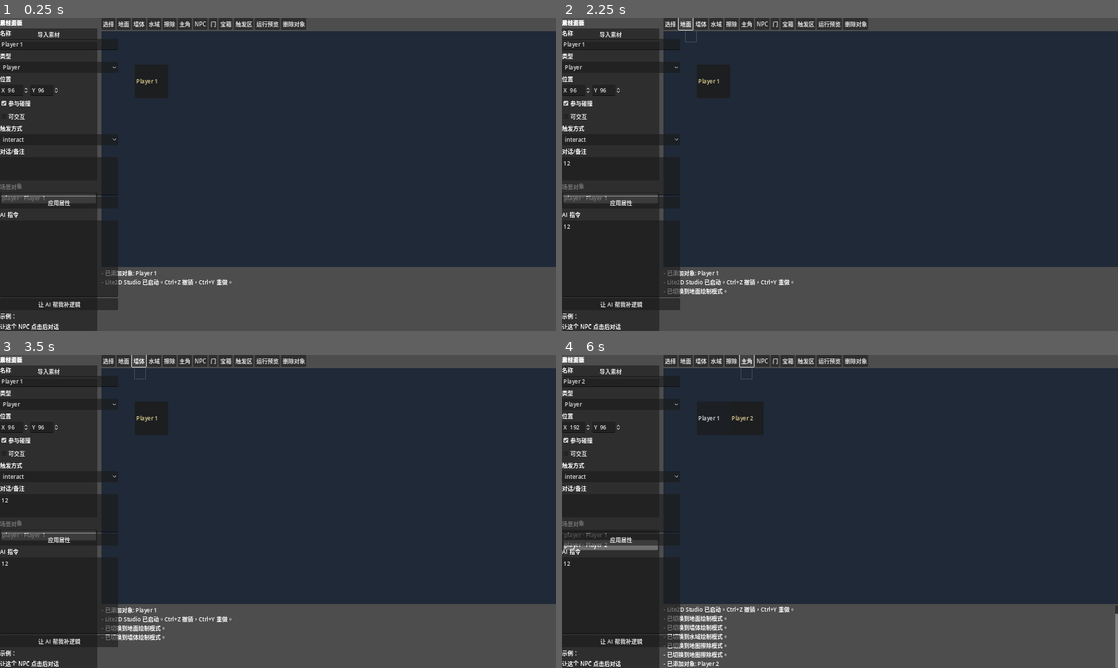
Above: before the commit, frames 1-4 (two rows, left to right).
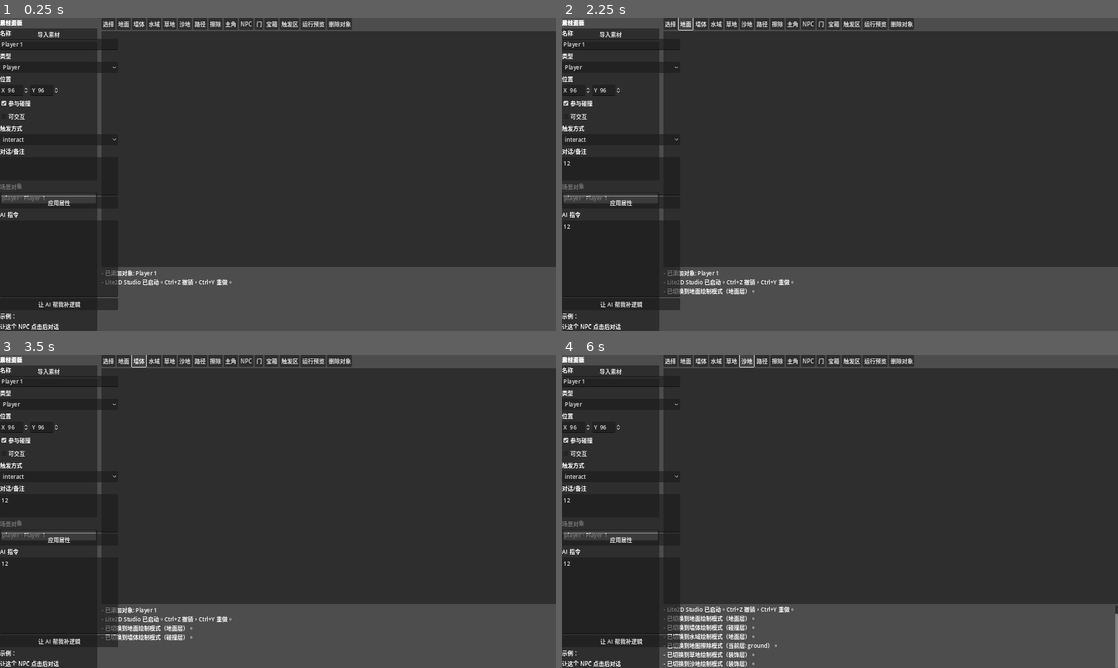
Above: after the commit, the same moments.

Repository: 0xPanty/godot-2d-lite
Game: Godot game, scene res://scenes/editor_main.tscn
The game is run twice, just before and just after one commit, with the same random seed, the same clock (stepped at 60 frames per second) and the same inputs.
Inputs (mouse positions are in pixels of both pictures, inside the frame that each line leads up to):
- Up to frame 1 (0.25 s): no input
- Up to frame 2 (2.25 s): click (623, 177) at 0.52 s; type "12" at 0.6 s; click (623, 259) at 0.75 s; type "12" at 0.83 s; click "选择" at 1.25 s; click "地面" at 2 s
- Up to frame 3 (3.5 s): click "墙体" at 2.75 s
- Up to frame 4 (6 s): click "水域" at 3.5 s; click "擦除" at 4.25 s; click (728, 361) at 5 s, where only the run after the commit has a clickable "草地"; click (745, 361) at 5.75 s, where only the run after the commit has a clickable "沙地"

The runs differ from the first frame. In frame 1, 0.6% of the frame differs, in the area x 18-100%, y 0-80%; in frame 2, 0.7%; in frame 3, 0.8%; in frame 4, 2.2%, in the area x 0-100%, y 0-100%.
Error before the commit: Trying to assign an array of type "Array" to a variable of type "Array[Dictionary]". (res://scripts/editor_main.gd:405)
Error after the commit: Parse Error: Cannot infer the type of "is_active" variable because the value doesn't have a set type. (res://scripts/scene_canvas.gd:134)

Commit message:
Add multi-layer tile map system (ground/decoration/collision)
- Add 3 tile layers: ground, decoration, collision
- Each tile now stores a 'layer' field (backward compatible)
- Canvas renders layers with different alpha, active layer fully opaque
- Add grass/sand/path terrain types for decoration layer
- Wall auto-assigns to collision layer, water/ground to ground layer
- Layer indicator shown in paint mode
- Add 3 new toolbar buttons: grass, sand, path
- Update runtime_preview with new terrain colors

Co-authored-by: factory-droid[bot] <138933559+factory-droid[bot]@users.noreply.github.com>

Diff:
--- a/scenes/editor_main.tscn
+++ b/scenes/editor_main.tscn
@@ -70,6 +70,18 @@
 layout_mode = 2
 text = "水域"
 
+[node name="GrassToolButton" type="Button" parent="MainSplit/CenterPanel/Toolbar"]
+layout_mode = 2
+text = "草地"
+
+[node name="SandToolButton" type="Button" parent="MainSplit/CenterPanel/Toolbar"]
+layout_mode = 2
+text = "沙地"
+
+[node name="PathToolButton" type="Button" parent="MainSplit/CenterPanel/Toolbar"]
+layout_mode = 2
+text = "路径"
+
 [node name="EraseToolButton" type="Button" parent="MainSplit/CenterPanel/Toolbar"]
 layout_mode = 2
 text = "擦除"
@@ -220,6 +232,9 @@
 [connection signal="pressed" from="MainSplit/CenterPanel/Toolbar/GroundToolButton" to="." method="_on_ground_tool_pressed"]
 [connection signal="pressed" from="MainSplit/CenterPanel/Toolbar/WallToolButton" to="." method="_on_wall_tool_pressed"]
 [connection signal="pressed" from="MainSplit/CenterPanel/Toolbar/WaterToolButton" to="." method="_on_water_tool_pressed"]
+[connection signal="pressed" from="MainSplit/CenterPanel/Toolbar/GrassToolButton" to="." method="_on_grass_tool_pressed"]
+[connection signal="pressed" from="MainSplit/CenterPanel/Toolbar/SandToolButton" to="." method="_on_sand_tool_pressed"]
+[connection signal="pressed" from="MainSplit/CenterPanel/Toolbar/PathToolButton" to="." method="_on_path_tool_pressed"]
 [connection signal="pressed" from="MainSplit/CenterPanel/Toolbar/EraseToolButton" to="." method="_on_erase_tool_pressed"]
 [connection signal="pressed" from="MainSplit/CenterPanel/Toolbar/AddPlayerButton" to="." method="_on_add_player_pressed"]
 [connection signal="pressed" from="MainSplit/CenterPanel/Toolbar/AddNPCButton" to="." method="_on_add_npc_pressed"]
--- a/scripts/editor_main.gd
+++ b/scripts/editor_main.gd
@@ -5,6 +5,7 @@
 const UndoRedoScript = preload("res://scripts/undo_redo_manager.gd")
 const OBJECT_TYPES := ["player", "npc", "door", "chest", "trigger", "prop"]
 const TRIGGER_MODES := ["interact", "touch", "area", "auto"]
+const TILE_LAYERS := ["ground", "decoration", "collision"]
 const SAVE_DEBOUNCE_SEC := 1.5
 
 var resources: Array[Dictionary] = []
@@ -15,6 +16,7 @@
 var _next_object_id := 1
 var tool_mode := "select"
 var selected_terrain := "ground"
+var selected_layer := "ground"
 var _undo_redo: RefCounted
 var _save_timer: Timer
 
@@ -178,25 +180,49 @@
 func _on_ground_tool_pressed() -> void:
 	tool_mode = "paint"
 	selected_terrain = "ground"
-	append_log("已切换到地面绘制模式。")
+	selected_layer = "ground"
+	append_log("已切换到地面绘制模式（地面层）。")
 	refresh_canvas()
 
 func _on_wall_tool_pressed() -> void:
 	tool_mode = "paint"
 	selected_terrain = "wall"
-	append_log("已切换到墙体绘制模式。")
+	selected_layer = "collision"
+	append_log("已切换到墙体绘制模式（碰撞层）。")
 	refresh_canvas()
 
 func _on_water_tool_pressed() -> void:
 	tool_mode = "paint"
 	selected_terrain = "water"
-	append_log("已切换到水域绘制模式。")
+	selected_layer = "ground"
+	append_log("已切换到水域绘制模式（地面层）。")
+	refresh_canvas()
+
+func _on_grass_tool_pressed() -> void:
+	tool_mode = "paint"
+	selected_terrain = "grass"
+	selected_layer = "decoration"
+	append_log("已切换到草地绘制模式（装饰层）。")
+	refresh_canvas()
+
+func _on_sand_tool_pressed() -> void:
+	tool_mode = "paint"
+	selected_terrain = "sand"
+	selected_layer = "decoration"
+	append_log("已切换到沙地绘制模式（装饰层）。")
+	refresh_canvas()
+
+func _on_path_tool_pressed() -> void:
+	tool_mode = "paint"
+	selected_terrain = "path"
+	selected_layer = "decoration"
+	append_log("已切换到路径绘制模式（装饰层）。")
 	refresh_canvas()
 
 func _on_erase_tool_pressed() -> void:
 	tool_mode = "paint"
 	selected_terrain = "erase"
-	append_log("已切换到地图擦除模式。")
+	append_log("已切换到地图擦除模式（当前层: %s）。" % selected_layer)
 	refresh_canvas()
 
 func _on_delete_selected_pressed() -> void:
@@ -254,7 +280,7 @@
 	_record_and_save()
 
 func _on_canvas_tile_painted(cell: Vector2i, terrain: String) -> void:
-	_apply_tile_change(cell, terrain)
+	_apply_tile_change(cell, terrain, selected_layer)
 	_request_save()
 	refresh_canvas()
 
@@ -357,7 +383,7 @@
 		object_list.select(selected_index)
 
 func refresh_canvas() -> void:
-	canvas.set_scene_objects(scene_objects, selected_object_id, tile_cells, tool_mode, selected_terrain)
+	canvas.set_scene_objects(scene_objects, selected_object_id, tile_cells, tool_mode, selected_terrain, selected_layer)
 
 func refresh_inspector() -> void:
 	var object_index := _find_object_index(selected_object_id)
@@ -409,8 +435,8 @@
 	if not scene_objects.is_empty():
 		selected_object_id = String(scene_objects[0].get("id", ""))
 
-func _apply_tile_change(cell: Vector2i, terrain: String) -> void:
-	var tile_index := _find_tile_index(cell)
+func _apply_tile_change(cell: Vector2i, terrain: String, layer: String = "ground") -> void:
+	var tile_index := _find_tile_index(cell, layer)
 	if terrain == "erase":
 		if tile_index != -1:
 			tile_cells.remove_at(tile_index)
@@ -420,14 +446,15 @@
 		"x": cell.x,
 		"y": cell.y,
 		"terrain": terrain,
+		"layer": layer,
 	}
 	if tile_index == -1:
 		tile_cells.append(entry)
 	else:
 		tile_cells[tile_index] = entry
 
-func _find_tile_index(cell: Vector2i) -> int:
+func _find_tile_index(cell: Vector2i, layer: String = "ground") -> int:
 	for index in tile_cells.size():
-		if int(tile_cells[index].get("x", -1)) == cell.x and int(tile_cells[index].get("y", -1)) == cell.y:
+		if int(tile_cells[index].get("x", -1)) == cell.x and int(tile_cells[index].get("y", -1)) == cell.y and String(tile_cells[index].get("layer", "ground")) == layer:
 			return index
 	return -1
--- a/scripts/project_store.gd
+++ b/scripts/project_store.gd
@@ -135,5 +135,7 @@
 		entry["x"] = int(entry.get("x", 0))
 		entry["y"] = int(entry.get("y", 0))
 		entry["terrain"] = String(entry.get("terrain", "ground"))
+		if not entry.has("layer"):
+			entry["layer"] = "ground"
 		deserialized.append(entry)
 	return deserialized
--- a/scripts/runtime_preview.gd
+++ b/scripts/runtime_preview.gd
@@ -7,6 +7,9 @@
 	"ground": Color("334155"),
 	"wall": Color("475569"),
 	"water": Color("1d4ed8"),
+	"grass": Color("166534"),
+	"sand": Color("a16207"),
+	"path": Color("78716c"),
 }
 
 var scene_objects: Array[Dictionary] = []
--- a/scripts/scene_canvas.gd
+++ b/scripts/scene_canvas.gd
@@ -10,6 +10,9 @@
 	"ground": Color("334155"),
 	"wall": Color("475569"),
 	"water": Color("1d4ed8"),
+	"grass": Color("166534"),
+	"sand": Color("a16207"),
+	"path": Color("78716c"),
 }
 
 var _scene_objects: Array[Dictionary] = []
@@ -20,20 +23,29 @@
 var _drag_offset := Vector2.ZERO
 var _tool_mode := "select"
 var _selected_terrain := "ground"
+var _selected_layer := "ground"
 var _is_painting := false
 var _dirty_selection := false
+
+const LAYER_ORDER := ["ground", "decoration", "collision"]
+const LAYER_ALPHA := {
+	"ground": 1.0,
+	"decoration": 0.85,
+	"collision": 0.6,
+}
 
 func _ready() -> void:
 	mouse_filter = Control.MOUSE_FILTER_PASS
 	clip_contents = true
 	queue_redraw()
 
-func set_scene_objects(scene_objects: Array[Dictionary], selected_object_id: String = "", tile_cells: Array[Dictionary] = [], tool_mode: String = "select", selected_terrain: String = "ground") -> void:
+func set_scene_objects(scene_objects: Array[Dictionary], selected_object_id: String = "", tile_cells: Array[Dictionary] = [], tool_mode: String = "select", selected_terrain: String = "ground", selected_layer: String = "ground") -> void:
 	var selection_changed := _selected_object_id != selected_object_id
-	var mode_changed := _tool_mode != tool_mode or _selected_terrain != selected_terrain
+	var mode_changed := _tool_mode != tool_mode or _selected_terrain != selected_terrain or _selected_layer != selected_layer
 	_selected_object_id = selected_object_id
 	_tool_mode = tool_mode
 	_selected_terrain = selected_terrain
+	_selected_layer = selected_layer
 
 	var needs_rebuild := mode_changed or _objects_changed(scene_objects)
 	if needs_rebuild:
@@ -118,11 +130,19 @@
 
 func _draw() -> void:
 	draw_rect(Rect2(Vector2.ZERO, size), Color("1f2937"), true)
-	for tile_data in _tile_cells:
-		var cell := Vector2(float(tile_data.get("x", 0)) * GRID_SIZE, float(tile_data.get("y", 0)) * GRID_SIZE)
-		var terrain := String(tile_data.get("terrain", "ground"))
-		var color: Color = TERRAIN_COLORS.get(terrain, Color("334155"))
-		draw_rect(Rect2(cell, Vector2.ONE * GRID_SIZE), color, true)
+	for layer_name in LAYER_ORDER:
+		var is_active := layer_name == _selected_layer
+		var alpha: float = 1.0 if is_active else LAYER_ALPHA.get(layer_name, 0.5)
+		if not is_active and _tool_mode == "paint":
+			alpha *= 0.4
+		for tile_data in _tile_cells:
+			if String(tile_data.get("layer", "ground")) != layer_name:
+				continue
+			var cell := Vector2(float(tile_data.get("x", 0)) * GRID_SIZE, float(tile_data.get("y", 0)) * GRID_SIZE)
+			var terrain := String(tile_data.get("terrain", "ground"))
+			var color: Color = TERRAIN_COLORS.get(terrain, Color("334155"))
+			color.a = alpha
+			draw_rect(Rect2(cell, Vector2.ONE * GRID_SIZE), color, true)
 	for x in range(0, int(size.x), int(GRID_SIZE)):
 		draw_line(Vector2(x, 0), Vector2(x, size.y), Color(1, 1, 1, 0.08), 1.0)
 	for y in range(0, int(size.y), int(GRID_SIZE)):
@@ -130,7 +150,9 @@
 	if _tool_mode == "paint":
 		var hovered_cell := _snap_cell(get_local_mouse_position())
 		var hover_rect := Rect2(Vector2(hovered_cell.x, hovered_cell.y) * GRID_SIZE, Vector2.ONE * GRID_SIZE)
-		draw_rect(hover_rect, Color(1, 1, 1, 0.16), false, 2.0)
+		draw_rect(hover_rect, Color(1, 1, 1, 0.25), false, 2.0)
+		var layer_label := "图层: %s" % _selected_layer
+		draw_string(ThemeDB.fallback_font, Vector2(8, size.y - 8), layer_label, HORIZONTAL_ALIGNMENT_LEFT, -1, 12, Color(1, 1, 1, 0.5))
 
 func _gui_input(event: InputEvent) -> void:
 	if _tool_mode != "paint":
